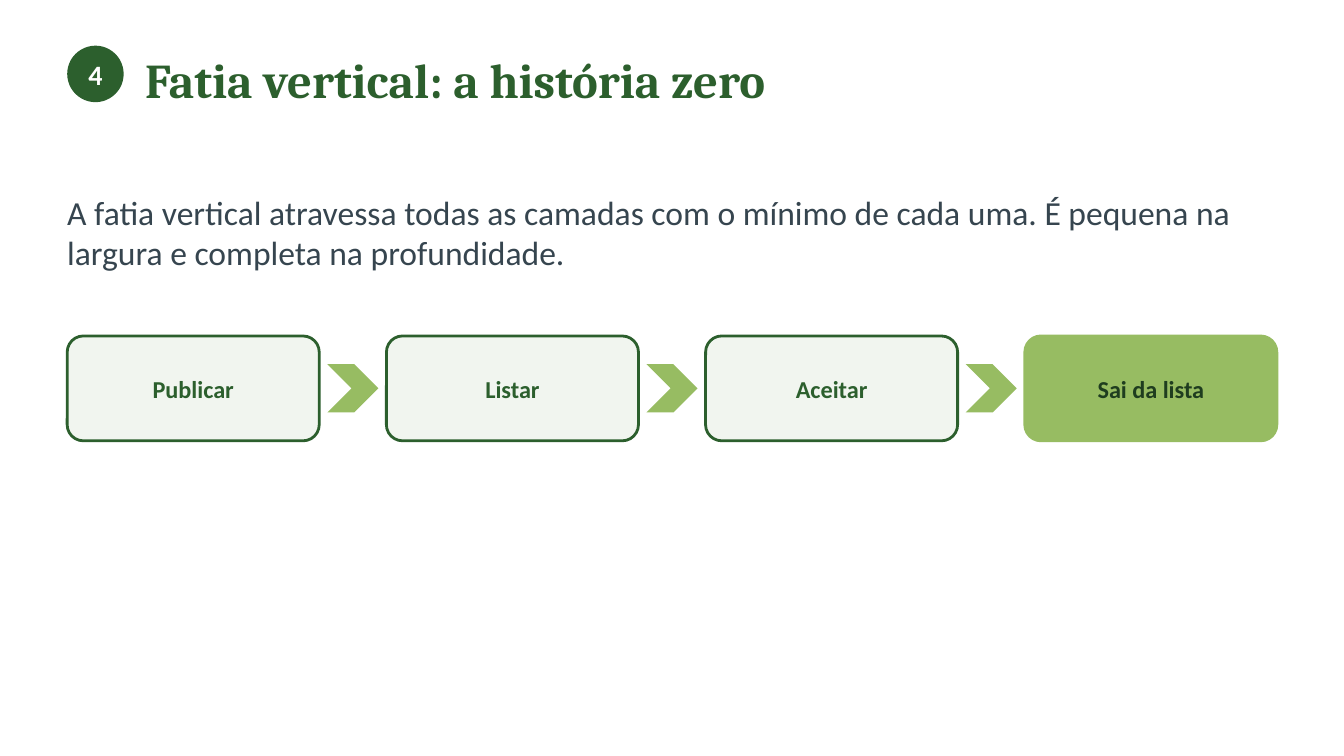
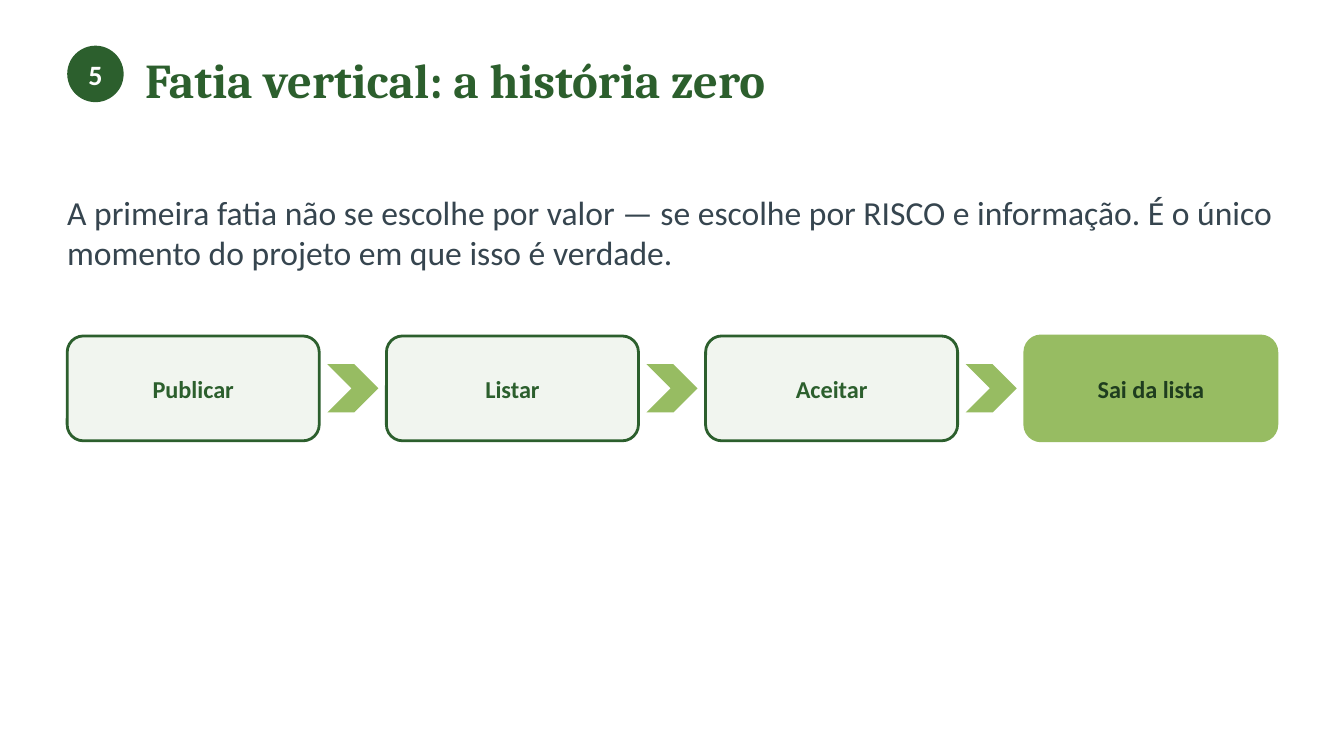
Before and after one commit to CatolicaSC-EngSoft/g1126-analise-projeto-desenvolvimento-agil-alunos, a slide deck: slide 23 of slides/aula-03-requisitos-historias-usuario.pptx (slide 11 before the commit). Drawn at 1344x756 pixels with LibreOffice and Linux fonts; fonts in the diff are those of the drawing. Boxes give left, top, right and bottom in pixels: in the first picture for what was removed or moved away, otherwise in the second. Text is boxed around its words. In the diff, an @@ line names an element or a change of style, - is before the commit and + after.

```diff
--- a/slides/aula-03-requisitos-historias-usuario.pptx
+++ b/slides/aula-03-requisitos-historias-usuario.pptx
@@ text at [88,67,102,85]: text changed @@
-4
+5
@@ text at [67,197,1272,271]: text changed @@
-A fatia vertical atravessa todas as camadas com o mínimo de cada uma. É pequena na largura e completa na profundidade.
+A primeira fatia não se escolhe por valor — se escolhe por RISCO e informação. É o único momento do projeto em que isso é verdade.
```
Also in this commit, not shown: 11 other slides changed, 17 slides added, 3 slides removed, 2 other files.
